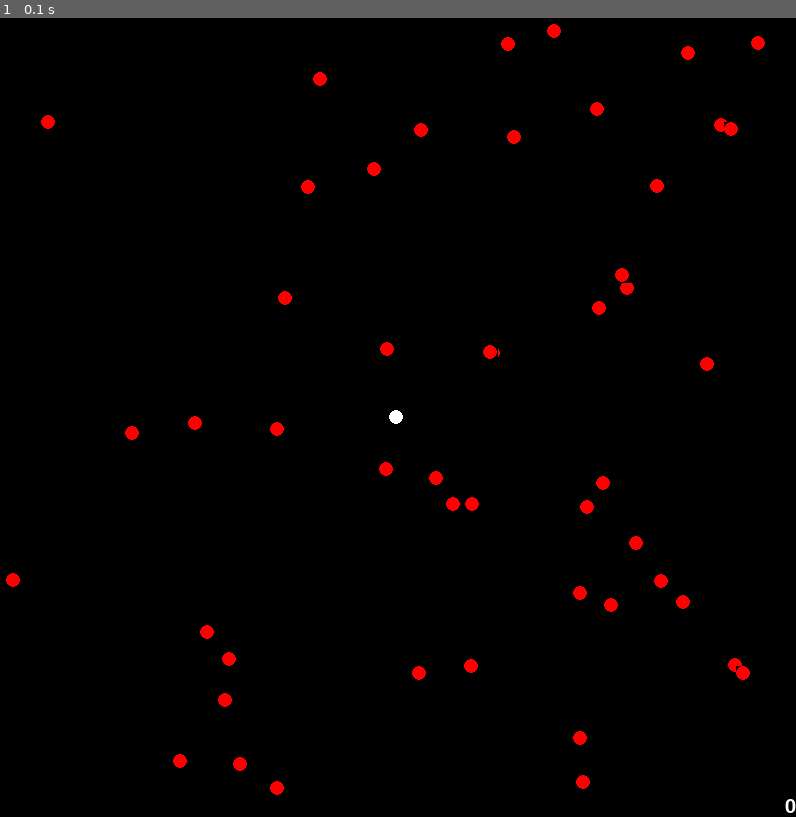
Above: before the commit, frame 1.
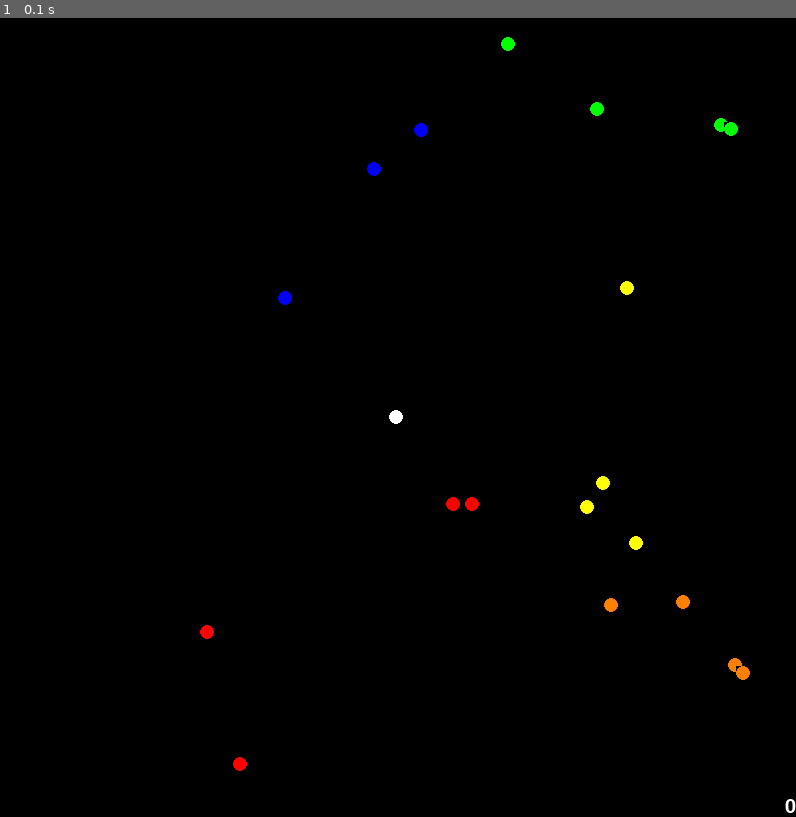
Above: after the commit, the same moment.

Repository: jnash10/Cost-constrained-multiple-TSP
Game: pygame game, started from general_line_division.py
Same seed, same stepped clock (60 frames per second), same inputs: the game is played once before the commit and once after it.
Inputs:
- Up to frame 1 (0.1 s): no input

The runs differ from the first frame. In frame 1, 1.0% of the frame differs, in the area x 0-97%, y 0-98%.

Commit message:
general_line_division.py now finds initial sectors and colours them.

Diff:
--- a/general_line_division.py
+++ b/general_line_division.py
@@ -1,4 +1,4 @@
-import random
+import random, math, typing
 from pygame_display import *
 
 # region constants
@@ -32,29 +32,165 @@
 
         sprites_to_blit.add(self)
 
+# TODO - Check if this square distance function works
+# We are using square of distance to reduce computational requirements
+def get_square_of_distance_between_points(point1, point2):
+    return (point1[0]-point2[0]) ** 2 + (point1[1]-point2[1]) ** 2
+
 class Place(Node):
     place_color = RED
 
     def __init__(self, place_position):
         super().__init__(place_position, self.place_color)
-
+        self.place_position = place_position
         sprites_to_blit.add(self)
+
+        self.place_weight = None
+        self.calculate_place_weight()
 
     def set_neighbouring_places(self, first_place_clockwise, first_place_anticlockwise):
         self.first_place_clockwise = first_place_clockwise
         self.first_place_anticlockwise = first_place_anticlockwise
 
+    def calculate_place_weight(self):
+        self.place_weight = get_square_of_distance_between_points(self.place_position, hub_position)
+
+SECTOR_COLORS = [VIOLET, INDIGO, BLUE, GREEN, YELLOW, ORANGE, RED]
+
+class Sector:
+
+    def __init__(self, first_place: Place, last_place: Place):
+        # First place -> Turn anticlockwise -> last place
+        self.first_place = first_place
+        self.last_place = last_place
+
+        self.places_in_sector = []  # From first place to last place
+        self.init_places_in_sector()
+
+        self.sector_color = SECTOR_COLORS.pop()
+        self.color_places_in_sector()
+
+        self.sector_weight = None
+        self.calculate_sector_weight()
+
+    def init_places_in_sector(self):
+        next_place = self.first_place
+        self.places_in_sector.append(next_place)
+        while next_place != self.last_place:
+            next_place = next_place.first_place_anticlockwise
+            self.places_in_sector.append(next_place)
+
+    def color_places_in_sector(self):
+        for place in self.places_in_sector:
+            place.change_color(self.sector_color)
+
+    def calculate_sector_weight(self):
+        self.sector_weight = 0
+
+        for place in self.places_in_sector:
+            self.sector_weight += place.place_weight
+
+class SortedQueue:
+
+    def __init__(self):
+        self.queue = []  # Smallest element has index 0
+        self.length = 0
+
+    def add_element(self, key, value):
+        i = 0
+        while i < self.length:
+            if self.queue[i][1] > value:
+                self.queue.insert(i, (key, value))
+                break
+            i += 1
+
+        else:
+            self.queue.append((key, value))
+
+        self.length += 1
+
+    def get_smallest_element(self):
+        key, value = self.queue[0]
+        return key, value
+
+    def return_queue(self):
+        return self.queue
+
+    def return_keys(self):
+        return list(map(lambda x: x[0], self.queue))
+
+# TODO - See if origin_position works as intended.
+def get_point_angle(point, origin_position):
+    x, y = point
+
+    #x -= half_window_width
+    #y = half_window_height - y
+    x -= origin_position[0]
+    y = origin_position[1] - y
+
+    point_angle = math.atan2(y, x)
+
+    return point_angle
+
+def get_points_sorted_by_angle_from_positive_x_axis(node_positions):
+    origin_position = node_positions[0]
+
+    points_sorted_by_angle_queue = SortedQueue()
+
+    for point in node_positions[1:]:
+        angle = get_point_angle(point, origin_position)
+        points_sorted_by_angle_queue.add_element(point, angle)
+
+    points_sorted_by_angle = points_sorted_by_angle_queue.return_keys()
+
+    points_sorted_by_angle_index = []
+    for point in points_sorted_by_angle:
+        points_sorted_by_angle_index.append(node_positions.index(point))
+
+    return points_sorted_by_angle_index
+
+def set_neighbouring_places_for_nodes(places: typing.Iterable[Place], points_sorted_by_angle):
+    number_of_nodes = len(places)
+
+    for i, point in enumerate(points_sorted_by_angle):
+        first_place_clockwise = places[points_sorted_by_angle[i-1]-1]  # Excluding hub since point considers hub as well
+        if i+1 < number_of_nodes:
+            first_place_anticlockwise = places[points_sorted_by_angle[i+1]-1]  # Excluding hub since point considers hub as well
+        else:
+            first_place_anticlockwise = places[points_sorted_by_angle[0]-1]  # Excluding hub since point considers hub as well
+        places[point-1].set_neighbouring_places(first_place_clockwise, first_place_anticlockwise)  # Excluding hub since point considers hub as well
+
+def initialise_sectors(places, points_sorted_by_angle_index, number_of_sectors, number_of_nodes):
+    sectors = []
+
+    number_of_places_per_sector = number_of_nodes // number_of_sectors
+
+    place_index = 0  # refers to points_sorted_by_angle_index which doesn't include hub
+
+    first_place_index = points_sorted_by_angle_index[place_index]
+    place_index += number_of_places_per_sector
+    while place_index < number_of_nodes:
+        second_place_index = points_sorted_by_angle_index[place_index - 1]
+        sectors.append(Sector(places[first_place_index-1], places[second_place_index-1]))
+        first_place_index = points_sorted_by_angle_index[place_index]
+        place_index += number_of_places_per_sector
+
+    second_place_index = points_sorted_by_angle_index[-1]
+    sectors.append(Sector(places[first_place_index-1], places[second_place_index-1]))
+
 def initialise():
+    global hub_position
+
     if DEBUG:
-        number_of_nodes = 50
-        number_of_lines = 5
+        number_of_nodes = 20
+        number_of_sectors = 5
     else:
         number_of_nodes = int(input("Enter number of nodes to generate: "))
-        number_of_lines = int(input("Enter number of lines to draw: "))
+        number_of_sectors = int(input("Enter number of lines to draw: "))
 
     node_positions = generate_node_position(number_of_nodes)
 
-    # 0 index node is the hub
+    # 0 index node is the hub. This fact is also used in function get_points_sorted_by_angle_from_positive_x_axis
     hub_position = node_positions[0]
     hub = Hub(hub_position)
 
@@ -62,6 +198,15 @@
     for place_position in node_positions[1:]:
         places.append(Place(place_position))
 
+    points_sorted_by_angle_index = get_points_sorted_by_angle_from_positive_x_axis(node_positions)
+
+    set_neighbouring_places_for_nodes(places, points_sorted_by_angle_index)
+
+    sectors = initialise_sectors(places, points_sorted_by_angle_index, number_of_sectors, number_of_nodes)
+
+    # Triggering function draw_next_line whenever return key is pressed
+    custom_events_by_key_press[pygame.K_RETURN] = None
+
 # endregion
 
 # region mainloop
